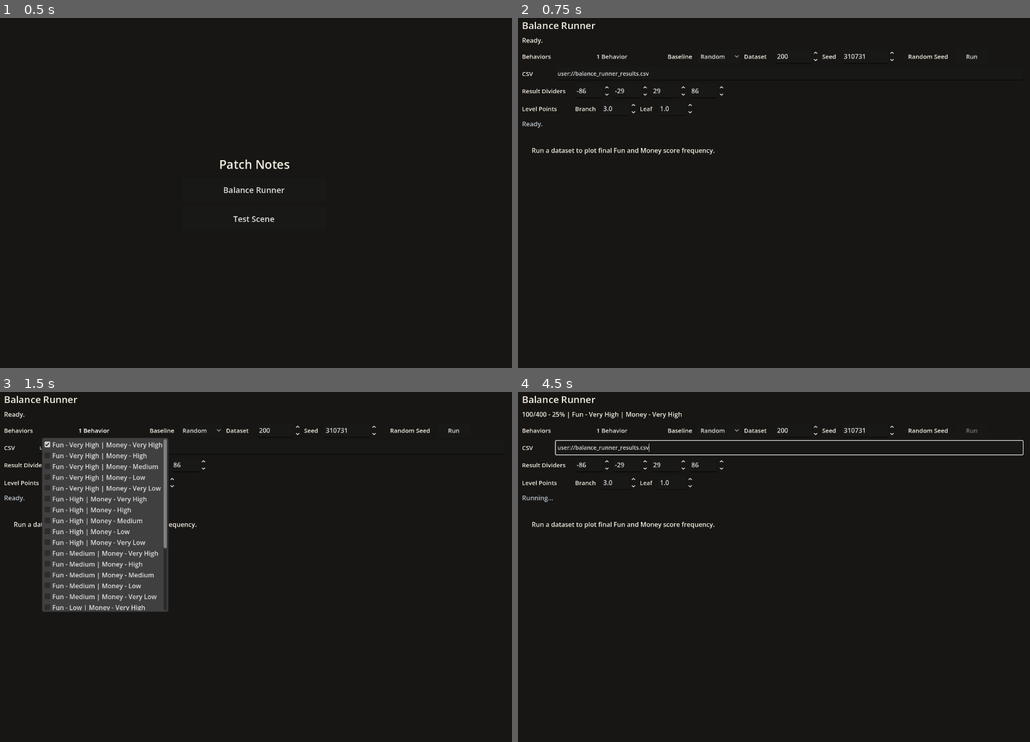
Above: before the commit, frames 1-4 (two rows, left to right).
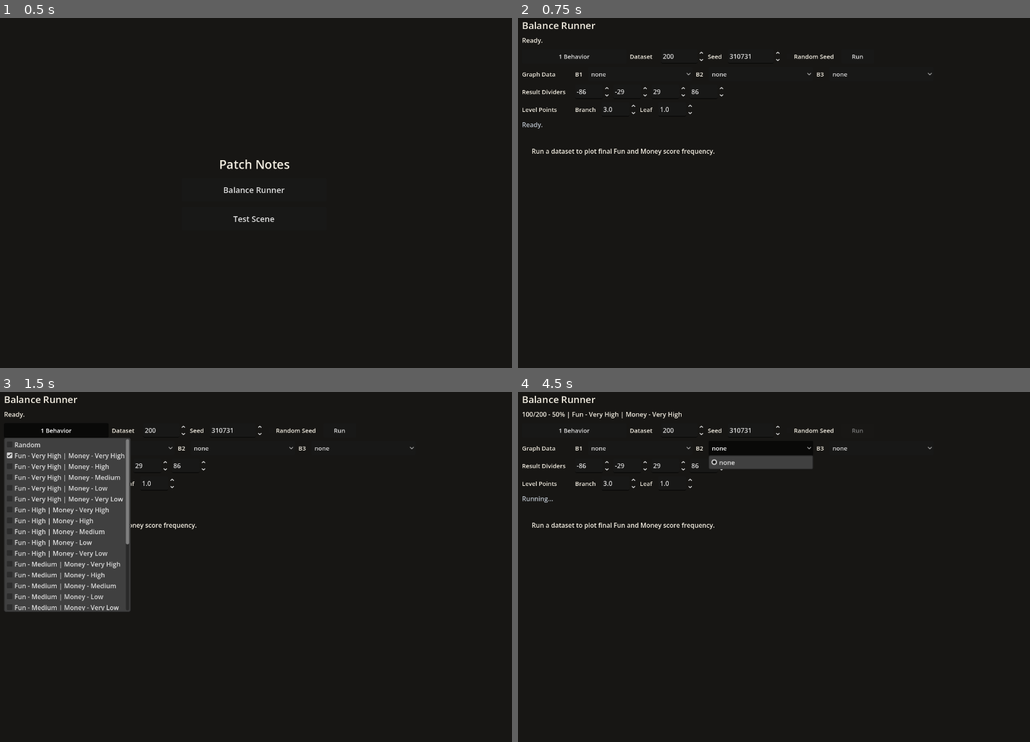
Above: after the commit, the same moments.

Repository: Josephblt/patch-notes
Game: Godot game, scene res://scenes/scene_launcher.tscn
Same seed, same stepped clock (60 frames per second), same inputs: the game is played once before the commit and once after it.
Inputs (mouse positions are in pixels of both pictures, inside the frame that each line leads up to):
- Up to frame 1 (0.5 s): no input
- Up to frame 2 (0.75 s): click "Balance Runner" at 0.5 s
- Up to frame 3 (1.5 s): click "1 Behavior" at 1.25 s
- Up to frame 4 (4.5 s): click (717, 430) at 2 s, where only the run before the commit has a clickable "Random"; click "Run" at 2.75 s; click (640, 448) at 3.5 s, where only the run after the commit has a clickable "none"; click (758, 448) at 4.25 s, where only the run after the commit has a clickable "none"

Frame 1 is identical in both runs. In frame 2, 1.4% of the frame differs, in the area x 0-90%, y 9-40%; in frame 3, 10%, in the area x 0-90%, y 9-63%; in frame 4, 2.9%.

Commit message:
Select plotted balance datasets

Diff:
--- a/src/scenes/tools/balance_runner.tscn
+++ b/src/scenes/tools/balance_runner.tscn
@@ -49,32 +49,12 @@
 layout_mode = 2
 theme_override_constants/separation = 8
 
-[node name="BehaviorLabel" type="Label" parent="MarginContainer/VBoxContainer/ControlRow" unique_id=1848555817]
-custom_minimum_size = Vector2(86, 36)
-layout_mode = 2
-theme_override_colors/font_color = Color(0.956863, 0.937255, 0.890196, 1)
+[node name="BehaviorMenuButton" type="MenuButton" parent="MarginContainer/VBoxContainer/ControlRow"]
+custom_minimum_size = Vector2(260, 36)
+layout_mode = 2
 theme_override_font_sizes/font_size = 15
 text = "Behaviors"
-vertical_alignment = 1
-
-[node name="BehaviorMenuButton" type="MenuButton" parent="MarginContainer/VBoxContainer/ControlRow"]
-custom_minimum_size = Vector2(260, 36)
-layout_mode = 2
-theme_override_font_sizes/font_size = 15
-text = "Behaviors"
-
-[node name="BaselineLabel" type="Label" parent="MarginContainer/VBoxContainer/ControlRow"]
-custom_minimum_size = Vector2(66, 36)
-layout_mode = 2
-theme_override_colors/font_color = Color(0.956863, 0.937255, 0.890196, 1)
-theme_override_font_sizes/font_size = 15
-text = "Baseline"
-vertical_alignment = 1
-
-[node name="BaselineOptions" type="OptionButton" parent="MarginContainer/VBoxContainer/ControlRow"]
-custom_minimum_size = Vector2(108, 36)
-layout_mode = 2
-theme_override_font_sizes/font_size = 15
+flat = false
 
 [node name="GameCountLabel" type="Label" parent="MarginContainer/VBoxContainer/ControlRow" unique_id=310750827]
 custom_minimum_size = Vector2(70, 36)
@@ -118,24 +98,56 @@
 theme_override_font_sizes/font_size = 15
 text = "Run"
 
-[node name="OutputRow" type="HBoxContainer" parent="MarginContainer/VBoxContainer" unique_id=937254494]
-layout_mode = 2
-theme_override_constants/separation = 8
-
-[node name="OutputPathLabel" type="Label" parent="MarginContainer/VBoxContainer/OutputRow" unique_id=1883809893]
-custom_minimum_size = Vector2(76, 34)
-layout_mode = 2
-theme_override_colors/font_color = Color(0.956863, 0.937255, 0.890196, 1)
-theme_override_font_sizes/font_size = 15
-text = "CSV"
-vertical_alignment = 1
-
-[node name="OutputPathLineEdit" type="LineEdit" parent="MarginContainer/VBoxContainer/OutputRow" unique_id=197390422]
-custom_minimum_size = Vector2(820, 34)
-layout_mode = 2
-size_flags_horizontal = 3
-theme_override_font_sizes/font_size = 14
-text = "user://balance_runner_results.csv"
+[node name="GraphDatasetRow" type="HBoxContainer" parent="MarginContainer/VBoxContainer"]
+layout_mode = 2
+theme_override_constants/separation = 8
+
+[node name="GraphDatasetLabel" type="Label" parent="MarginContainer/VBoxContainer/GraphDatasetRow"]
+custom_minimum_size = Vector2(124, 36)
+layout_mode = 2
+theme_override_colors/font_color = Color(0.956863, 0.937255, 0.890196, 1)
+theme_override_font_sizes/font_size = 15
+text = "Graph Data"
+vertical_alignment = 1
+
+[node name="GraphDataset1Label" type="Label" parent="MarginContainer/VBoxContainer/GraphDatasetRow"]
+custom_minimum_size = Vector2(24, 36)
+layout_mode = 2
+theme_override_colors/font_color = Color(0.956863, 0.937255, 0.890196, 1)
+theme_override_font_sizes/font_size = 15
+text = "B1"
+vertical_alignment = 1
+
+[node name="GraphDataset1Options" type="OptionButton" parent="MarginContainer/VBoxContainer/GraphDatasetRow"]
+custom_minimum_size = Vector2(260, 36)
+layout_mode = 2
+theme_override_font_sizes/font_size = 15
+
+[node name="GraphDataset2Label" type="Label" parent="MarginContainer/VBoxContainer/GraphDatasetRow"]
+custom_minimum_size = Vector2(24, 36)
+layout_mode = 2
+theme_override_colors/font_color = Color(0.956863, 0.937255, 0.890196, 1)
+theme_override_font_sizes/font_size = 15
+text = "B2"
+vertical_alignment = 1
+
+[node name="GraphDataset2Options" type="OptionButton" parent="MarginContainer/VBoxContainer/GraphDatasetRow"]
+custom_minimum_size = Vector2(260, 36)
+layout_mode = 2
+theme_override_font_sizes/font_size = 15
+
+[node name="GraphDataset3Label" type="Label" parent="MarginContainer/VBoxContainer/GraphDatasetRow"]
+custom_minimum_size = Vector2(24, 36)
+layout_mode = 2
+theme_override_colors/font_color = Color(0.956863, 0.937255, 0.890196, 1)
+theme_override_font_sizes/font_size = 15
+text = "B3"
+vertical_alignment = 1
+
+[node name="GraphDataset3Options" type="OptionButton" parent="MarginContainer/VBoxContainer/GraphDatasetRow"]
+custom_minimum_size = Vector2(260, 36)
+layout_mode = 2
+theme_override_font_sizes/font_size = 15
 
 [node name="BandRow" type="HBoxContainer" parent="MarginContainer/VBoxContainer"]
 layout_mode = 2
--- a/src/scripts/tools/balance_runner.gd
+++ b/src/scripts/tools/balance_runner.gd
@@ -22,9 +22,9 @@
 var score_trees: Array[ScoreTree] = []
 var score_tree_by_name: Dictionary[String, ScoreTree] = {}
 var last_rows: Array[Dictionary] = []
+var available_runner_configs: Array[Dictionary] = []
 
 @export var selected_behaviors: Array[String] = [DEFAULT_BEHAVIOR]
-@export var selected_baseline: String = BASELINE_BEHAVIOR
 @export var game_count: int = DEFAULT_GAME_COUNT
 @export var seed: int = DEFAULT_SEED
 @export var branch_points: float = DEFAULT_BRANCH_POINTS
@@ -33,11 +33,12 @@
 @export var output_path: String = DEFAULT_OUTPUT_PATH
 
 @onready var behavior_menu_button: MenuButton = $MarginContainer/VBoxContainer/ControlRow/BehaviorMenuButton
-@onready var baseline_options: OptionButton = $MarginContainer/VBoxContainer/ControlRow/BaselineOptions
 @onready var game_count_spin_box: SpinBox = $MarginContainer/VBoxContainer/ControlRow/GameCountSpinBox
 @onready var seed_spin_box: SpinBox = $MarginContainer/VBoxContainer/ControlRow/SeedSpinBox
 @onready var random_seed_check_box: CheckBox = $MarginContainer/VBoxContainer/ControlRow/RandomSeedCheckBox
-@onready var output_path_line_edit: LineEdit = $MarginContainer/VBoxContainer/OutputRow/OutputPathLineEdit
+@onready var graph_dataset_1_options: OptionButton = $MarginContainer/VBoxContainer/GraphDatasetRow/GraphDataset1Options
+@onready var graph_dataset_2_options: OptionButton = $MarginContainer/VBoxContainer/GraphDatasetRow/GraphDataset2Options
+@onready var graph_dataset_3_options: OptionButton = $MarginContainer/VBoxContainer/GraphDatasetRow/GraphDataset3Options
 @onready var band_divider_1_spin_box: SpinBox = $MarginContainer/VBoxContainer/BandRow/BandDivider1SpinBox
 @onready var band_divider_2_spin_box: SpinBox = $MarginContainer/VBoxContainer/BandRow/BandDivider2SpinBox
 @onready var band_divider_3_spin_box: SpinBox = $MarginContainer/VBoxContainer/BandRow/BandDivider3SpinBox
@@ -62,10 +63,12 @@
 
 	_configure_controls()
 	run_button.pressed.connect(_on_run_button_pressed)
-	baseline_options.item_selected.connect(_on_lane_visibility_changed)
 	random_seed_check_box.toggled.connect(_on_random_seed_check_box_toggled)
 	branch_point_spin_box.value_changed.connect(_on_level_points_changed)
 	leaf_point_spin_box.value_changed.connect(_on_level_points_changed)
+
+	for graph_dataset_options: OptionButton in _get_graph_dataset_options():
+		graph_dataset_options.item_selected.connect(_on_graph_dataset_selection_changed)
 
 	for band_divider_spin_box: SpinBox in _get_band_divider_spin_boxes():
 		band_divider_spin_box.value_changed.connect(_on_band_dividers_changed)
@@ -77,7 +80,6 @@
 	var options: Dictionary = _parse_options()
 	var rows: Array[Dictionary] = run_dataset(
 		options.get("behaviors", selected_behaviors),
-		options.get("baseline", selected_baseline),
 		options.get("games", game_count),
 		options.get("seed", seed),
 		options.get("branch_points", branch_points),
@@ -90,13 +92,12 @@
 
 func _configure_controls() -> void:
 	_configure_behavior_menu()
-	_configure_baseline_options()
+	_populate_graph_dataset_options([])
 	game_count_spin_box.value = game_count
 	seed_spin_box.value = seed
 	branch_point_spin_box.value = branch_points
 	leaf_point_spin_box.value = leaf_points
 	random_seed_check_box.button_pressed = random_seed
-	output_path_line_edit.text = output_path
 	_apply_score_level_points(branch_points, leaf_points)
 	_configure_band_divider_controls()
 	_on_random_seed_check_box_toggled(random_seed_check_box.button_pressed)
@@ -105,8 +106,14 @@
 func _configure_behavior_menu() -> void:
 	var popup: PopupMenu = behavior_menu_button.get_popup()
 	popup.clear()
+	popup.hide_on_item_selection = false
 
 	var item_index: int = 0
+	popup.add_check_item(RUNNER_RANDOM, item_index)
+	popup.set_item_metadata(item_index, BASELINE_BEHAVIOR)
+	popup.set_item_checked(item_index, selected_behaviors.has(BASELINE_BEHAVIOR))
+	item_index += 1
+
 	for behavior: String in _get_score_behaviors():
 		popup.add_check_item(_format_behavior_description(behavior), item_index)
 		popup.set_item_metadata(item_index, behavior)
@@ -151,19 +158,6 @@
 	return behaviors
 
 
-func _configure_baseline_options() -> void:
-	baseline_options.clear()
-	baseline_options.add_item(RUNNER_RANDOM)
-	baseline_options.set_item_metadata(0, BASELINE_BEHAVIOR)
-	baseline_options.add_item(NONE_BEHAVIOR)
-	baseline_options.set_item_metadata(1, NONE_BEHAVIOR)
-
-	if selected_baseline == NONE_BEHAVIOR:
-		baseline_options.select(1)
-	else:
-		baseline_options.select(0)
-
-
 func _on_run_button_pressed() -> void:
 	run_button.disabled = true
 	summary_label.text = "Running..."
@@ -171,12 +165,10 @@
 	await get_tree().process_frame
 
 	var behaviors: Array[String] = _get_selected_behaviors()
-	var baseline: String = str(baseline_options.get_item_metadata(baseline_options.selected))
 	var selected_game_count: int = int(game_count_spin_box.value)
 	var selected_seed: int = int(seed_spin_box.value)
 	var selected_branch_points: float = branch_point_spin_box.value
 	var selected_leaf_points: float = leaf_point_spin_box.value
-	var selected_output_path: String = output_path_line_edit.text
 	_apply_score_level_points(selected_branch_points, selected_leaf_points)
 	var selected_score_band_dividers: Array[float] = _get_score_band_dividers_from_controls()
 	var game_seeds: Array[int] = []
@@ -186,8 +178,10 @@
 	else:
 		game_seeds = _generate_deterministic_game_seeds(selected_game_count, selected_seed)
 
-	last_rows = await _run_dataset_with_progress(behaviors, baseline, game_seeds)
-	_write_csv(selected_output_path, last_rows)
+	available_runner_configs = _get_runner_configs(behaviors)
+	last_rows = await _run_dataset_with_progress(available_runner_configs, game_seeds)
+	_write_csv(output_path, last_rows)
+	_populate_graph_dataset_options(available_runner_configs)
 	_update_graph(selected_score_band_dividers)
 
 	summary_label.text = _format_seed_summary(
@@ -201,12 +195,10 @@
 
 
 func _run_dataset_with_progress(
-	behaviors: Array[String],
-	baseline: String,
+	runner_configs: Array[Dictionary],
 	game_seeds: Array[int]
 ) -> Array[Dictionary]:
 	var rows: Array[Dictionary] = []
-	var runner_configs: Array[Dictionary] = _get_runner_configs(behaviors, baseline)
 	var selected_game_count: int = game_seeds.size()
 	var total_game_count: int = selected_game_count * runner_configs.size()
 	var completed_game_count: int = 0
@@ -251,15 +243,6 @@
 		progress_label.text = "%s | %s" % [progress_text, current_runner_name]
 
 
-func _format_runner_progress_name(runner_config: Dictionary) -> String:
-	var runner_name: String = runner_config["runner"]
-
-	if runner_name == RUNNER_RANDOM:
-		return RUNNER_RANDOM
-
-	return runner_name
-
-
 func _on_random_seed_check_box_toggled(is_random_seed: bool) -> void:
 	seed_spin_box.editable = not is_random_seed
 
@@ -286,11 +269,17 @@
 	_update_graph()
 
 
+func _on_graph_dataset_selection_changed(_index: int) -> void:
+	if last_rows.is_empty():
+		return
+
+	_update_graph()
+
+
 func _parse_options() -> Dictionary:
 	var options: Dictionary = {
 		"games": game_count,
 		"behaviors": selected_behaviors.duplicate(),
-		"baseline": selected_baseline,
 		"seed": seed,
 		"branch_points": branch_points,
 		"leaf_points": leaf_points,
@@ -311,7 +300,9 @@
 			_append_unique_behavior(behaviors, argument.trim_prefix("--behavior2="))
 			options["behaviors"] = behaviors
 		elif argument.begins_with("--baseline="):
-			options["baseline"] = _parse_baseline_argument(argument.trim_prefix("--baseline="))
+			var behaviors: Array[String] = options["behaviors"]
+			_append_unique_behavior(behaviors, _parse_baseline_argument(argument.trim_prefix("--baseline=")))
+			options["behaviors"] = behaviors
 		elif argument.begins_with("--seed="):
 			options["seed"] = argument.trim_prefix("--seed=").to_int()
 		elif argument.begins_with("--branch-points="):
@@ -334,7 +325,10 @@
 
 
 func _append_unique_behavior(behaviors: Array[String], behavior: String) -> void:
-	if behavior == NONE_BEHAVIOR or not _is_score_behavior(behavior):
+	if behavior == NONE_BEHAVIOR:
+		return
+
+	if behavior != BASELINE_BEHAVIOR and not _is_score_behavior(behavior):
 		return
 
 	if not behaviors.has(behavior):
@@ -350,7 +344,6 @@
 
 func run_dataset(
 	behaviors: Array[String],
-	baseline: String,
 	selected_game_count: int,
 	selected_seed: int,
 	selected_branch_points: float = DEFAULT_BRANCH_POINTS,
@@ -360,19 +353,17 @@
 
 	return _run_dataset_with_game_seeds(
 		behaviors,
-		baseline,
 		_generate_deterministic_game_seeds(selected_game_count, selected_seed)
 	)
 
 
 func _run_dataset_with_game_seeds(
 	behaviors: Array[String],
-	baseline: String,
 	game_seeds: Array[int]
 ) -> Array[Dictionary]:
 	var rows: Array[Dictionary] = []
 
-	for runner_config: Dictionary in _get_runner_configs(behaviors, baseline):
+	for runner_config: Dictionary in _get_runner_configs(behaviors):
 		rows.append_array(_play_behavior(
 			runner_config["runner"],
 			runner_config["behavior"],
@@ -382,11 +373,15 @@
 	return rows
 
 
-func _get_runner_configs(behaviors: Array[String], baseline: String) -> Array[Dictionary]:
+func _get_runner_configs(behaviors: Array[String]) -> Array[Dictionary]:
 	var runner_configs: Array[Dictionary] = []
 
 	for behavior: String in behaviors:
 		if behavior == NONE_BEHAVIOR:
+			continue
+
+		if behavior == BASELINE_BEHAVIOR:
+			runner_configs.append({"runner": RUNNER_RANDOM, "behavior": BASELINE_BEHAVIOR})
 			continue
 
 		if not _is_score_behavior(behavior):
@@ -396,9 +391,6 @@
 			"runner": _format_behavior_description(behavior),
 			"behavior": behavior,
 		})
-
-	if baseline != NONE_BEHAVIOR:
-		runner_configs.append({"runner": RUNNER_RANDOM, "behavior": BASELINE_BEHAVIOR})
 
 	return runner_configs
 
@@ -697,10 +689,56 @@
 
 
 func _get_selected_runner_configs() -> Array[Dictionary]:
-	return _get_runner_configs(
-		_get_selected_behaviors(),
-		str(baseline_options.get_item_metadata(baseline_options.selected))
-	)
+	var runner_configs: Array[Dictionary] = []
+	var selected_runner_names: Array[String] = []
+
+	for graph_dataset_options: OptionButton in _get_graph_dataset_options():
+		if graph_dataset_options.selected < 0:
+			continue
+
+		var runner_config: Variant = graph_dataset_options.get_item_metadata(
+			graph_dataset_options.selected
+		)
+
+		if not runner_config is Dictionary:
+			continue
+
+		var runner_name: String = str((runner_config as Dictionary).get("runner", ""))
+
+		if runner_name.is_empty() or selected_runner_names.has(runner_name):
+			continue
+
+		selected_runner_names.append(runner_name)
+		runner_configs.append(runner_config as Dictionary)
+
+	return runner_configs
+
+
+func _populate_graph_dataset_options(runner_configs: Array[Dictionary]) -> void:
+	var graph_dataset_options_list: Array[OptionButton] = _get_graph_dataset_options()
+
+	for slot_index: int in range(graph_dataset_options_list.size()):
+		var graph_dataset_options: OptionButton = graph_dataset_options_list[slot_index]
+		graph_dataset_options.clear()
+		graph_dataset_options.add_item(NONE_BEHAVIOR)
+		graph_dataset_options.set_item_metadata(0, {})
+
+		for runner_config: Dictionary in runner_configs:
+			graph_dataset_options.add_item(runner_config["runner"])
+			graph_dataset_options.set_item_metadata(graph_dataset_options.item_count - 1, runner_config)
+
+		if slot_index + 1 < graph_dataset_options.item_count:
+			graph_dataset_options.select(slot_index + 1)
+		else:
+			graph_dataset_options.select(0)
+
+
+func _get_graph_dataset_options() -> Array[OptionButton]:
+	return [
+		graph_dataset_1_options,
+		graph_dataset_2_options,
+		graph_dataset_3_options,
+	]
 
 
 func _update_graph(score_band_dividers: Array[float] = []) -> void:
--- a/src/scripts/tools/frequency_graph.gd
+++ b/src/scripts/tools/frequency_graph.gd
@@ -163,7 +163,7 @@
 			TEXT_COLOR
 		)
 
-	var legend_x: float = plot_rect.position.x + plot_rect.size.x - 260.0
+	var legend_x: float = plot_rect.position.x + 12.0
 	var legend_y: float = plot_rect.position.y + 18.0
 	var behavior_names: Array[String] = _get_series_names()
 
